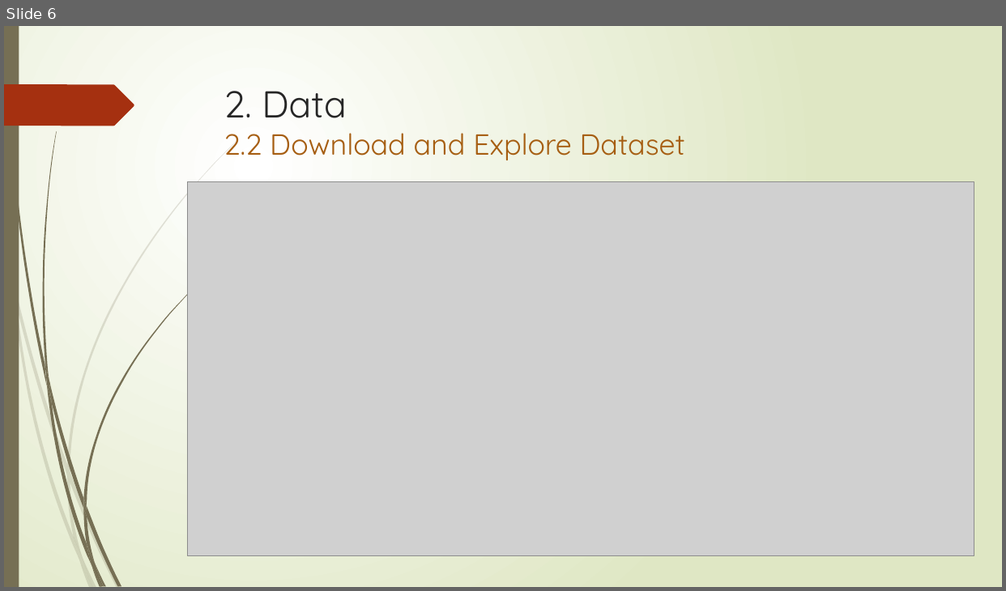
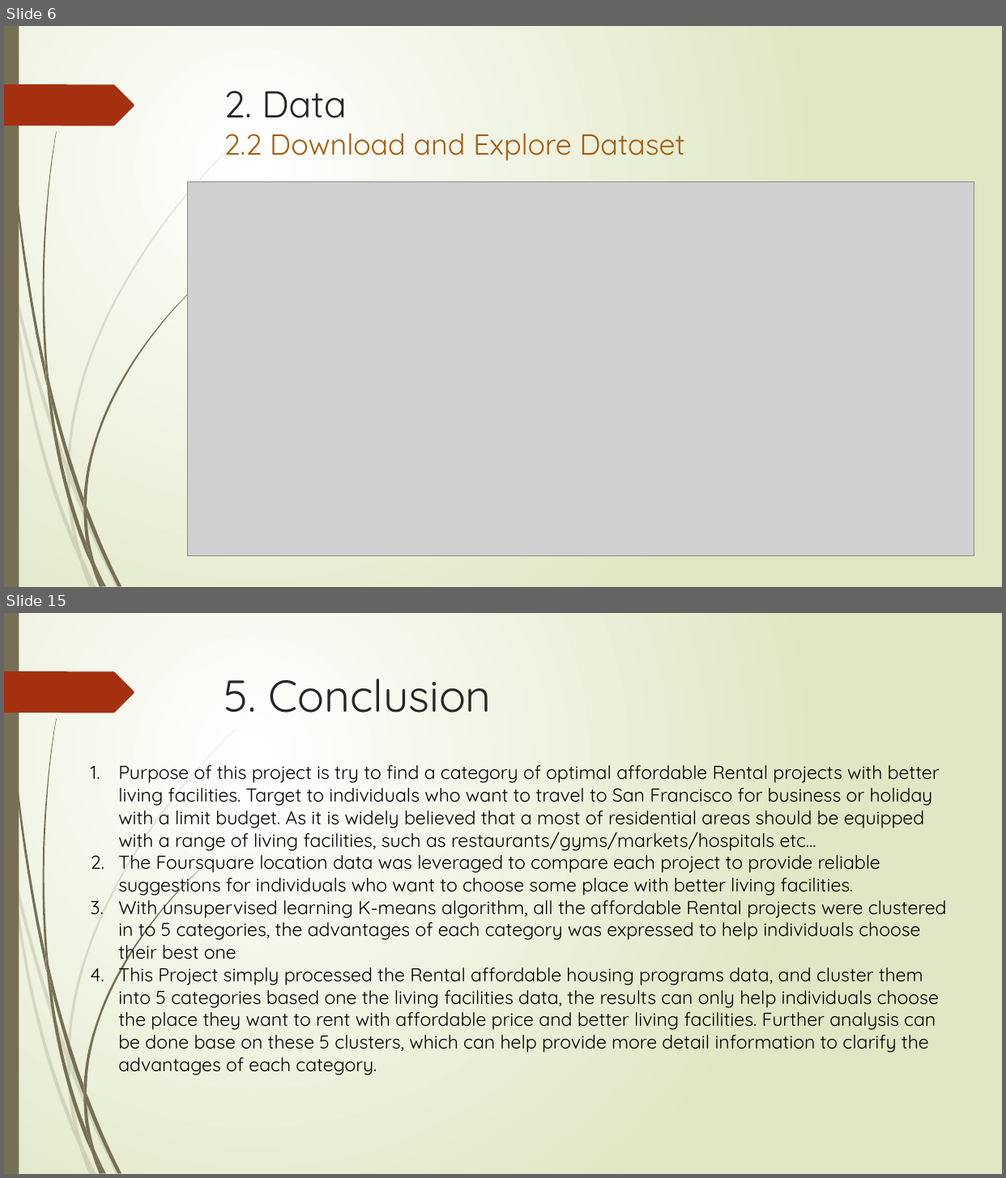
Before and after one commit to liemvt2008/Data-Science-Project, a slide deck: Bussiness_problem_and_datasets.pptx. Shown one above the other, each under a label of ours: slide 6 before the commit, slides 6 and 15 after it; the slides between them are not shown. The pictures are 1006x591 and 1006x1178 pixels, drawn with LibreOffice and Linux fonts; fonts in the diff are those of the drawing; grey boxes stand for pictures. Boxes give left, top, right and bottom in pixels: in the first picture for what was removed or moved away, otherwise in the second. Text is boxed around its words. In the diff, an @@ line names an element or a change of style, - is before the commit and + after.

```diff
--- a/Bussiness_problem_and_datasets.pptx
+++ b/Bussiness_problem_and_datasets.pptx
@@ slide 15 added at <box>4,613,1002,1174</box>, background gradient #FFFFFF to #DFE8C4; not listed: 24 template elements that a slide beside it also shows @@
@@ title added at <box>224,679,492,713</box>, 43 pt, text #262626 @@
+5. Conclusion
@@ text added at <box>118,765,947,1076</box>, 18 pt, text #000000 @@
+1. Purpose of this project is try to find a category of optimal affordable Rental projects with better living facilities. Target to individuals who want to travel to San Francisco for business or holiday with a limit budget. As it is widely believed that a most of residential areas should be equipped with a range of living facilities, such as restaurants/gyms/markets/hospitals etc...
+2. The Foursquare location data was leveraged to compare each project to provide reliable suggestions for individuals who want to choose some place with better living facilities.
+3. With unsupervised learning K-means algorithm, all the affordable Rental projects were clustered in to 5 categories, the advantages of each category was expressed to help individuals choose their best one
+4. This Project simply processed the Rental affordable housing programs data, and cluster them into 5 categories based one the living facilities data, the results can only help individuals choose the place they want to rent with affordable price and better living facilities. Further analysis can be done base on these 5 clusters, which can help provide more detail information to clarify the advantages of each category.
```
Also in this commit, not shown: 7 other slides added, 2 other files.
